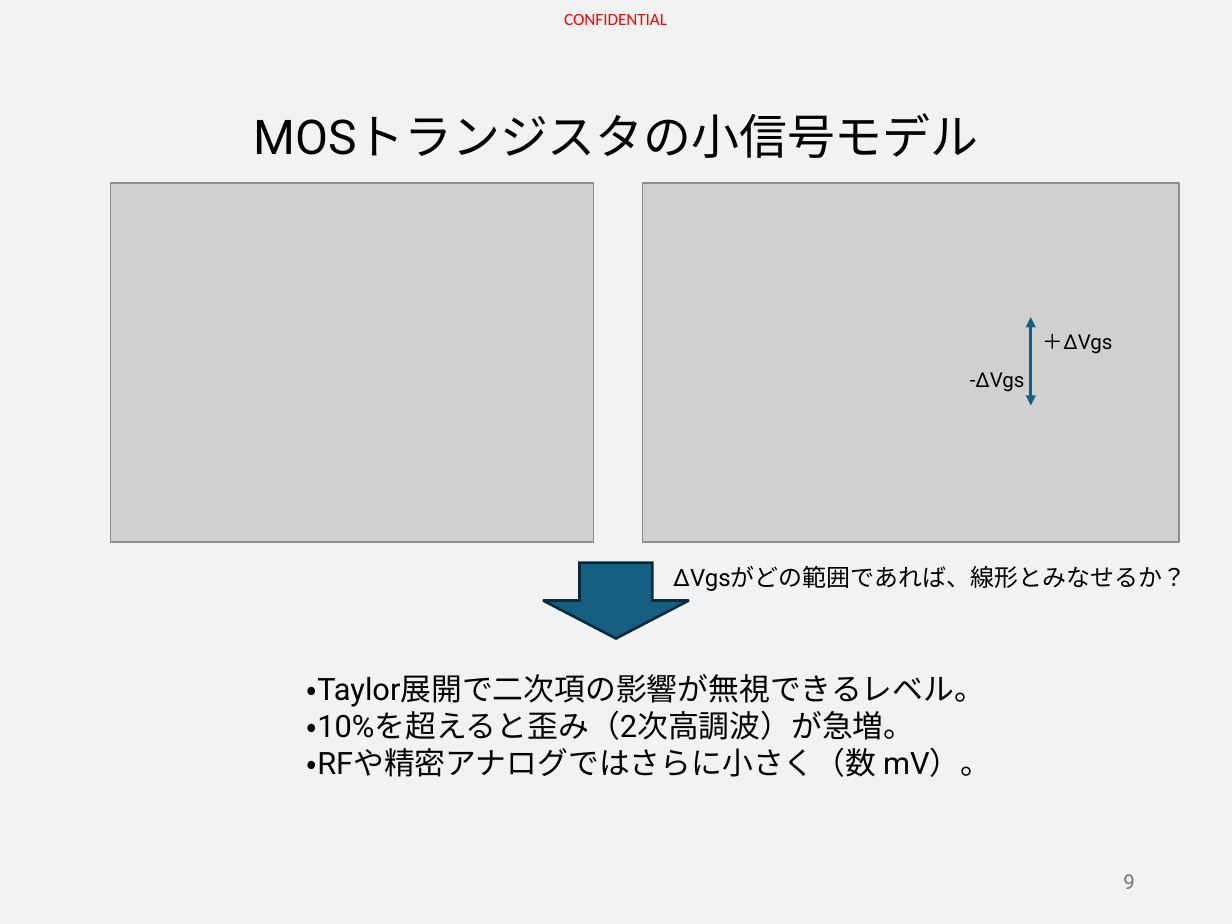
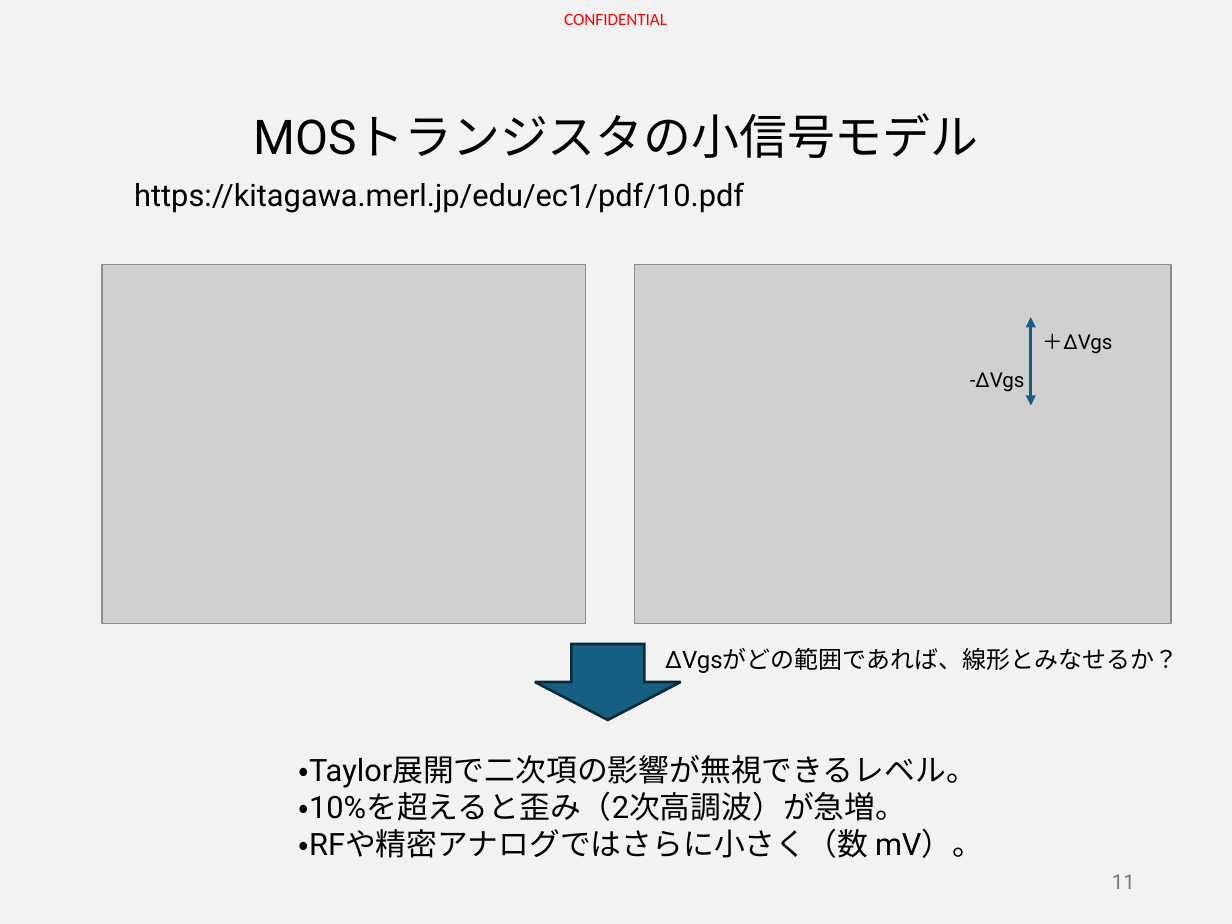
Before and after one commit to HiroyaIto/sansen, a slide deck: slide 11 of MOS-TrとICの基本&Tips Part1.pptx (slide 9 before the commit). Drawn at 1232x924 pixels with LibreOffice and Linux fonts; fonts in the diff are those of the drawing; grey boxes stand for pictures. Boxes give left, top, right and bottom in pixels: in the first picture for what was removed or moved away, otherwise in the second. Text is boxed around its words. In the diff, an @@ line names an element or a change of style, - is before the commit and + after.

```diff
--- a/MOS-TrとICの基本&Tips Part1.pptx
+++ b/MOS-TrとICの基本&Tips Part1.pptx
@@ text added at [134,182,744,213], 18 pt, text #000000 @@
+https://kitagawa.merl.jp/edu/ec1/pdf/10.pdf
@@ 2 pictures, 1 text, 1 down arrow: place and size @@
-2 pictures, 1 text, 1 down arrow at [110,184,1186,639]
+2 pictures, 1 text, 1 down arrow at [102,265,1178,721]
@@ text "・Taylor展開で二次項の影響が無視できるレベル。": place and size @@
-text "・Taylor展開で二次項の影響が無視できるレベル。" at [307,674,991,777]
+text "・Taylor展開で二次項の影響が無視できるレベル。" at [299,755,983,858]
@@ page number at [1112,874,1135,889]: text changed @@
-9
+11
```
Also in this commit, not shown: 4 other slides changed, 6 slides added.
